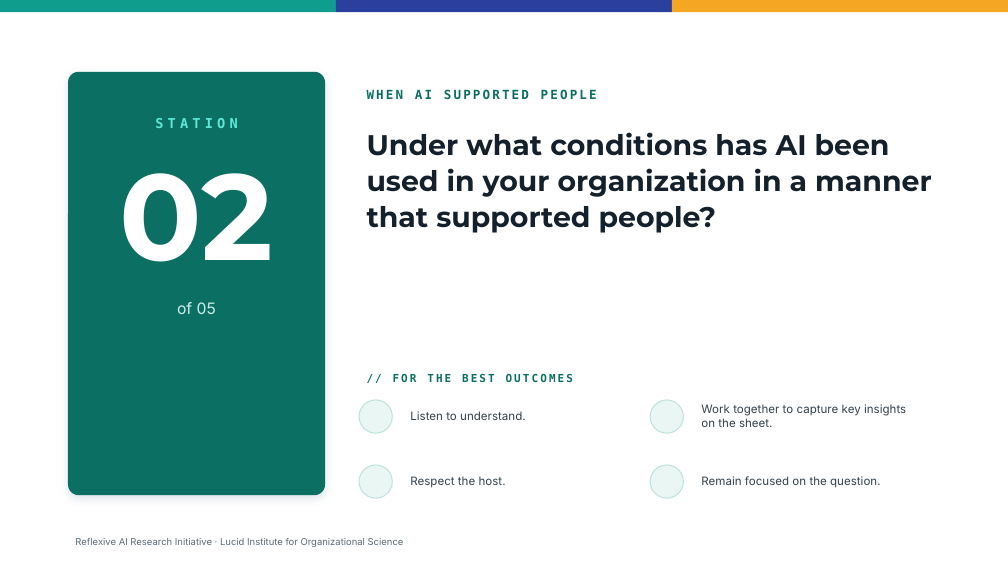
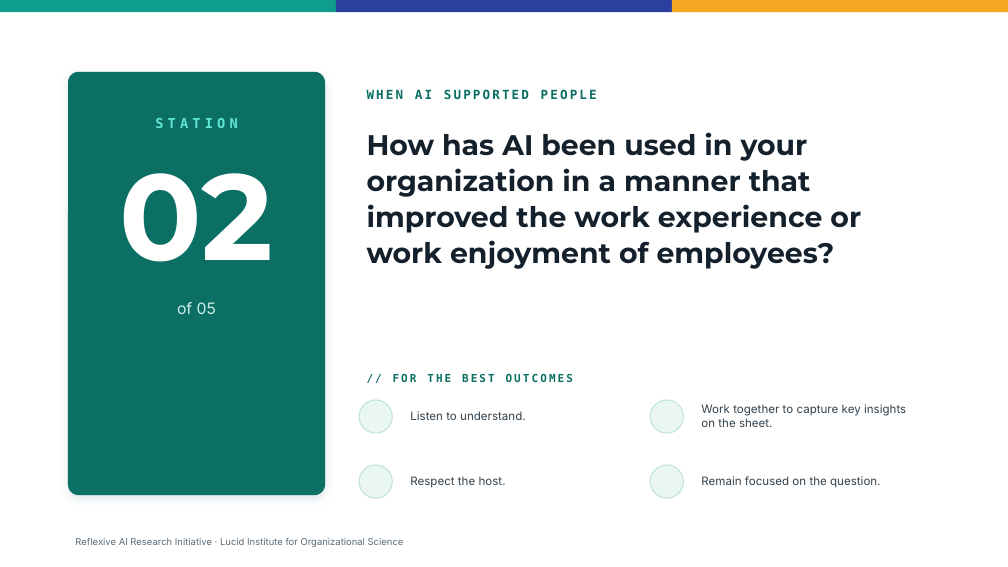
Before and after one commit to LucidInstitute/Reflexive-AI-Initiative, a slide deck: slide 3 of World Cafe Facilitation Guide/Station Topics.pptx. Drawn at 1008x567 pixels with LibreOffice and Linux fonts; fonts in the diff are those of the drawing; background and template pictures are left out. Boxes give left, top, right and bottom in pixels: in the first picture for what was removed or moved away, otherwise in the second. Text is boxed around its words. In the diff, an @@ line names an element or a change of style, - is before the commit and + after.

Commit message:
Removed "responsibly", focused on "human-centered". Improved prompt 2 (was a bit hard to understand)

```diff
--- a/World Cafe Facilitation Guide/Station Topics.pptx
+++ b/World Cafe Facilitation Guide/Station Topics.pptx
@@ text at (x1=367, y1=132, x2=861, y2=269): text changed @@
-Under what conditions has AI been used in your organization in a manner that supported people?
+How has AI been used in your organization in a manner that improved the work experience or work enjoyment of employees?
```
Also in this commit, not shown: 4 other slides changed, 1 other file.
